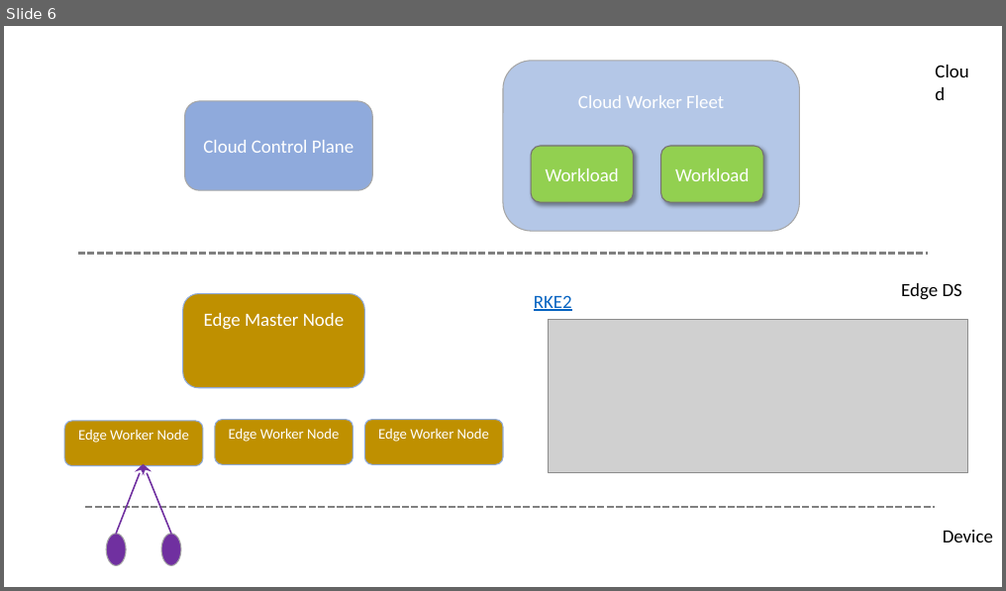
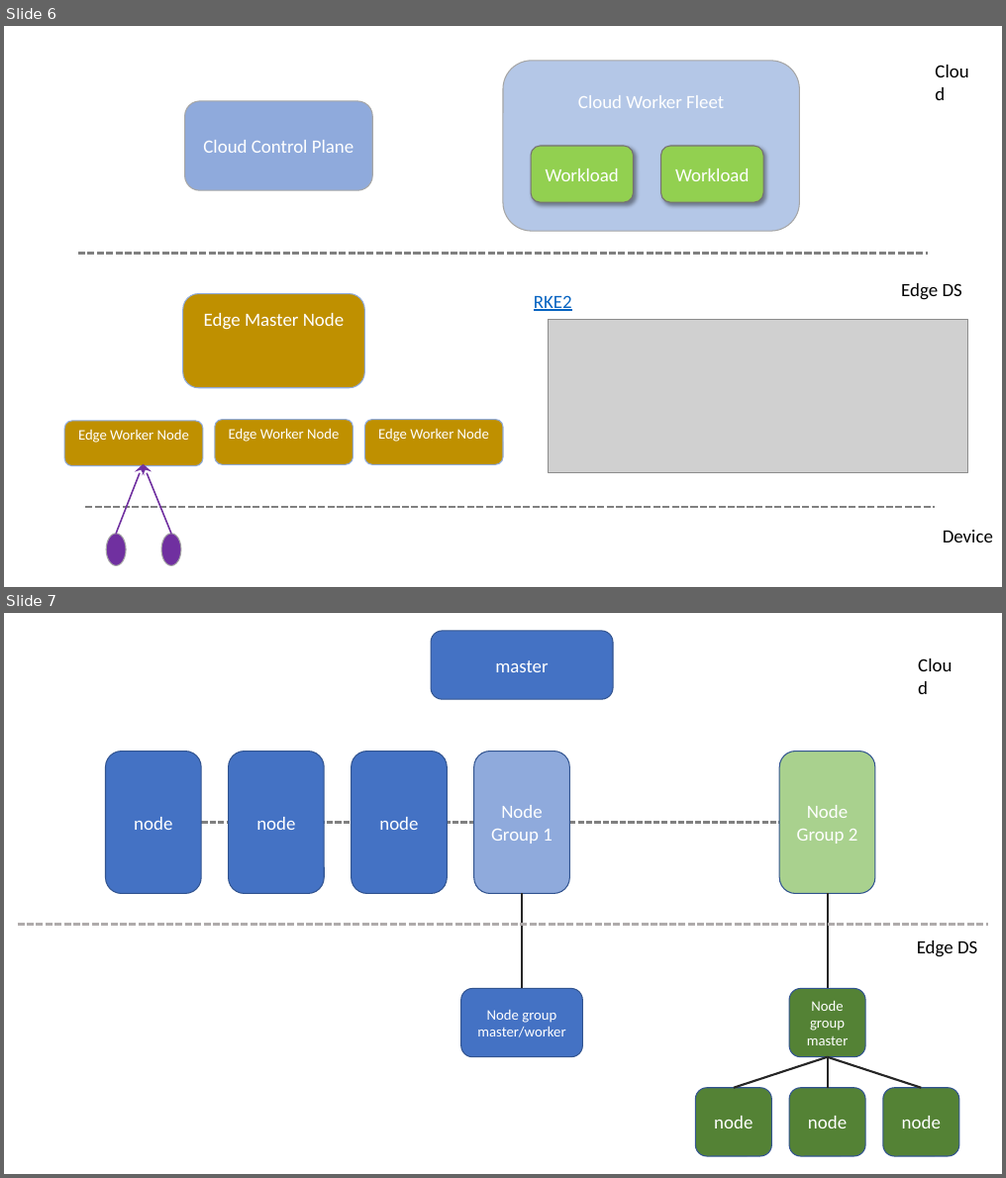
Before and after one commit to pdgetrf/ArktosEdge, a slide deck: slides/Vision.pptx. Shown one above the other, each under a label of ours: slide 6 before the commit, slides 6 and 7 after it. The pictures are 1006x591 and 1006x1178 pixels, drawn with LibreOffice and Linux fonts; fonts in the diff are those of the drawing; grey boxes stand for pictures. Boxes give left, top, right and bottom in pixels: in the first picture for what was removed or moved away, otherwise in the second. Text is boxed around its words. In the diff, an @@ line names an element or a change of style, - is before the commit and + after.

```diff
--- a/slides/Vision.pptx
+++ b/slides/Vision.pptx
@@ slide 7 added at [4,613,1002,1174], background #FFFFFF @@
@@ rounded rectangle added at [431,631,613,700], fill #4472C4, outline #325491 1 pt, 18 pt, text #FFFFFF @@
+master
@@ text added at [911,650,960,679], 18 pt, text #000000 @@
+Cloud
@@ rounded rectangle added at [106,752,202,894], fill #4472C4, outline #325491 1 pt, 18 pt, text #FFFFFF @@
+node
@@ rounded rectangle added at [229,752,325,894], fill #4472C4, outline #325491 1 pt, 18 pt, text #FFFFFF @@
+node
@@ rounded rectangle added at [351,752,448,894], fill #4472C4, outline #325491 1 pt, 18 pt, text #FFFFFF @@
+node
@@ rounded rectangle added at [474,752,570,894], fill #8FAADC, outline #325491 1 pt, 18 pt, text #FFFFFF @@
+Node Group 1
@@ line added from (202, 823) to (779, 823), #808080 2 pt dashed @@
@@ line added from (522, 894) to (522, 989), #262626 2 pt @@
@@ line added from (18, 925) to (988, 925), #AFABAB 2.25 pt dashed @@
@@ text added at [917,941,977,958], 18 pt, text #000000 @@
+Edge DS
@@ rounded rectangle added at [461,989,583,1058], fill #4472C4, outline #325491 1 pt, 14 pt, text #FFFFFF @@
+Node group master/worker
@@ group added at [696,752,959,1157]: 5 rounded rectangles, 4 lines @@
+Node Group 2
+Node group master
+node
+node
+node
```
Also in this commit, not shown: 10 other slides added.
